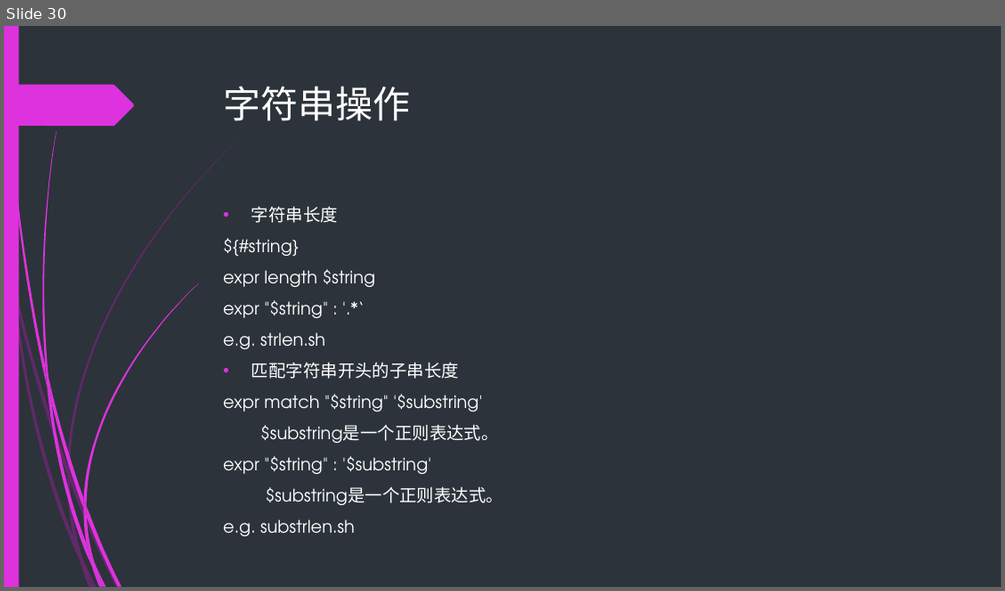
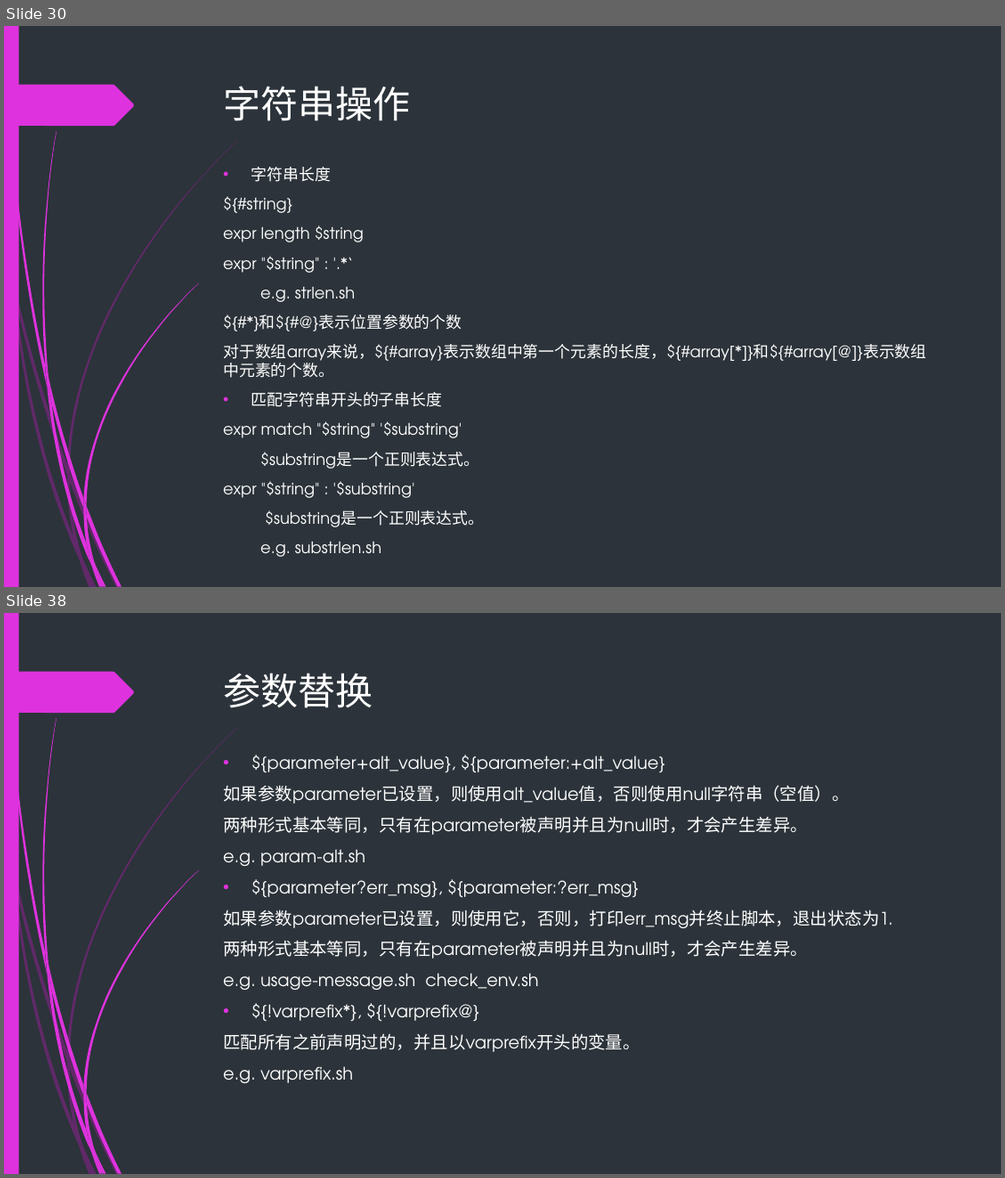
Before and after one commit to backup-ci/abs-train, a slide deck: Bash-scripting-guid.pptx. Shown one above the other, each under a label of ours: slide 30 before the commit, slides 30 and 38 after it; the slides between them are not shown. The pictures are 1005x591 and 1005x1178 pixels, drawn with LibreOffice and Linux fonts; fonts in the diff are those of the drawing. Boxes give left, top, right and bottom in pixels: in the first picture for what was removed or moved away, otherwise in the second. Text is boxed around its words. In the diff, an @@ line names an element or a change of style, - is before the commit and + after.

```diff
--- a/Bash-scripting-guid.pptx
+++ b/Bash-scripting-guid.pptx
@@ slide 38 added at <box>4,613,1001,1174</box>, background #2C333A; not listed: 24 template elements that a slide beside it also shows @@
@@ title added at <box>224,673,373,708</box>, 36 pt, text #FFFFFF @@
+参数替换
@@ text added at <box>223,755,892,1083</box>, 16.6 pt, text #FFFFFF @@
+• ${parameter+alt_value}, ${parameter:+alt_value}
+如果参数parameter已设置，则使用alt_value值，否则使用null字符串（空值）。
+两种形式基本等同，只有在parameter被声明并且为null时，才会产生差异。
+e.g. param-alt.sh
+• ${parameter?err_msg}, ${parameter:?err_msg}
+如果参数parameter已设置，则使用它，否则，打印err_msg并终止脚本，退出状态为1.
+两种形式基本等同，只有在parameter被声明并且为null时，才会产生差异。
+e.g. usage-message.sh check_env.sh
+• ${!varprefix*}, ${!varprefix@}
+匹配所有之前声明过的，并且以varprefix开头的变量。
+e.g. varprefix.sh
@@ slide 30 changed as well @@
@@ text "字符串长度": place and size @@
-text "字符串长度" at <box>223,206,504,505</box>
+text "字符串长度" at <box>223,167,926,556</box>
@@ text at <box>223,167,484,556</box>: size 16.6 to 15.3 pt in "字符串长度", "${#string}", "expr length $string", "expr "$string" : '.*‘" and 7 more places @@
@@ text at <box>223,314,926,378</box>: paragraphs added @@
+${#*}和${#@}表示位置参数的个数
+对于数组array来说，${#array}表示数组中第一个元素的长度，${#array[*]}和${#array[@]}表示数组中元素的个数。
```
Also in this commit, not shown: 30 other slides changed, 18 other slides added, 39 other files.
